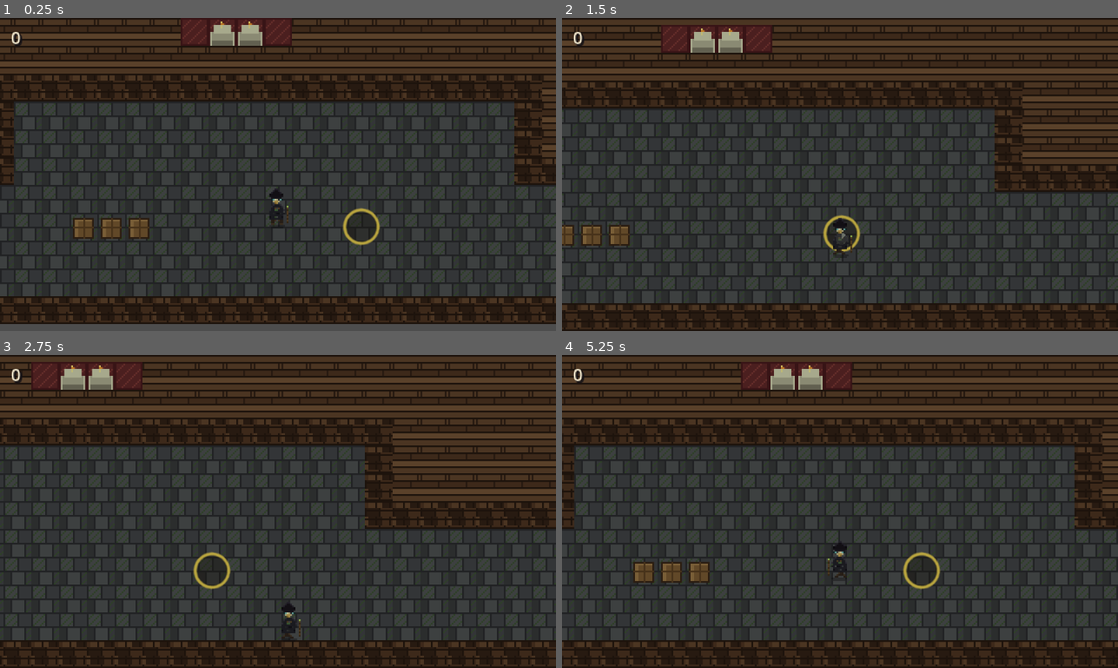
Above: before the commit, frames 1-4 (two rows, left to right).
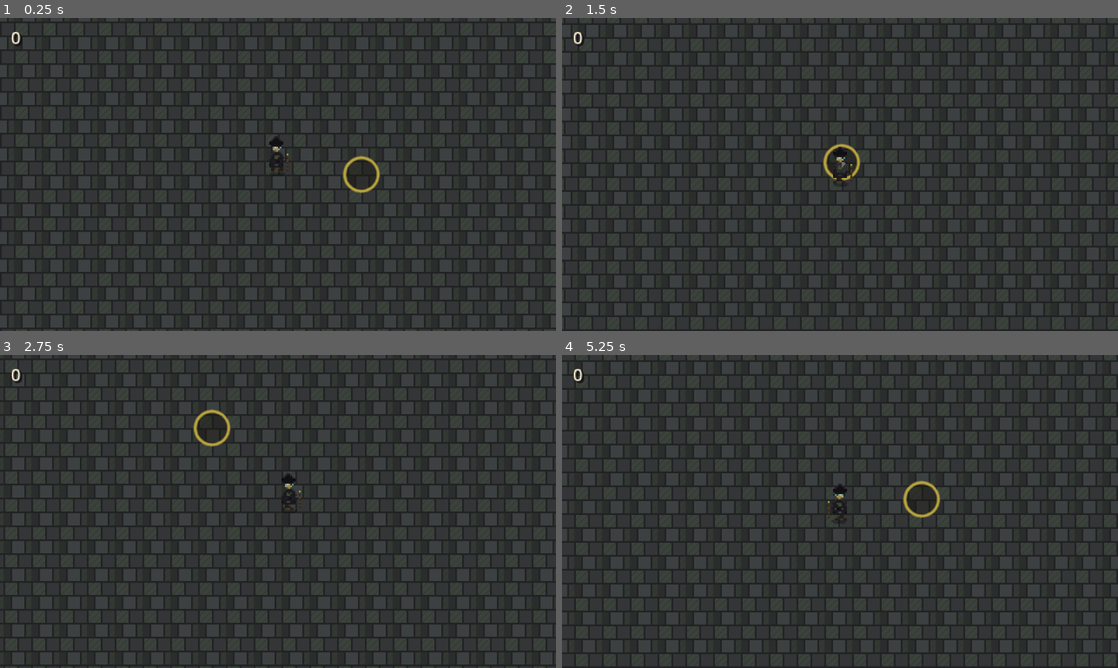
Above: after the commit, the same moments.

Repository: gbersac/2d-game
Game: Godot game, scene res://scenes/world.tscn
Two runs of this game, one before a commit and one after it. Both use one fixed random seed, a clock stepped at 60 frames per second and the inputs below.
Inputs:
- Up to frame 1 (0.25 s): no input
- Up to frame 2 (1.5 s): hold D (move_right) 0.53-1.28 s; hold S (move_down) from 1.28 s (still down)
- Up to frame 3 (2.75 s): release S (move_down) at 2.03 s; hold D (move_right) from 2.03 s (still down)
- Up to frame 4 (5.25 s): release D (move_right) at 2.78 s; hold W (move_up) 2.78-3.53 s; hold A (move_left) 3.53-5.03 s; hold S (move_down) from 5.03 s (still down)

The runs differ from the first frame. In frame 1, 42% of the frame differs, in the area x 0-100%, y 0-100%; in frame 2, 48%; in frame 3, 44%; in frame 4, 46%.

Commit message:
change the map

Diff:
--- a/scenes/world.tscn
+++ b/scenes/world.tscn
@@ -28,7 +28,7 @@
 texture_filter = 1
 
 [node name="Player" parent="." instance=ExtResource("1_player")]
-position = Vector2(376, 312)
+position = Vector2(376, 264)
 
 [node name="Camera2D" type="Camera2D" parent="Player"]
 limit_left = 0
--- a/scripts/world_map.gd
+++ b/scripts/world_map.gd
@@ -4,29 +4,38 @@
 const SOURCE_ID := 0
 
 const MAP := [
-	"##############################################",
-	"#............................................#",
-	"#............................................#",
-	"#..##############............##############..#",
-	"#..#++++++++++++#............#++++++++++++#..#",
-	"#..#++==++++==++#............#++==++++==++#..#",
-	"#..#++++++++++++#............#++++++++++++#..#",
-	"#..####++++++####............####++++++####..#",
-	"#.....#++++++#..................#++++++#.....#",
-	"#.....#++++++#........PP........#++++++#.....#",
-	"#.....#++++++####################++++++#.....#",
-	"#.....#++++++++++++++++++++++++++++++++#.....#",
-	"#.....#+++++++++++++~AA~+++++++++++++++#.....#",
-	"#.....#++++++++++++++++++++++++++++++++#.....#",
-	"#.....#++++++####################++++++#.....#",
-	"#.....#++++++#..................#++++++#.....#",
-	"#.....#++++++#..................#++++++#.....#",
-	"#.....########..................########.....#",
-	"#............................................#",
-	"#...............ccc..........................#",
-	"#............................................#",
-	"#............................................#",
-	"##############################################",
+	"                                              ",
+	"                                              ",
+	"                                              ",
+	"                                              ",
+	"                                              ",
+	"      ##################################      ",
+	"      #................................#      ",
+	"      #................................#      ",
+	"      #................................#      ",
+	"      #................................#      ",
+	"      #................................#      ",
+	"      #................................#      ",
+	"      #................................#      ",
+	"      #................................#      ",
+	"      #................................#      ",
+	"      #................................#      ",
+	"      #................................#      ",
+	"      #................................#      ",
+	"      #................................#      ",
+	"      #................................#      ",
+	"      #................................#      ",
+	"      #................................#      ",
+	"      #................................#      ",
+	"      #................................#      ",
+	"      #................................#      ",
+	"      #................................#      ",
+	"      ##################################      ",
+	"                                              ",
+	"                                              ",
+	"                                              ",
+	"                                              ",
+	"                                              ",
 ]
 
 const GROUND_ATLAS := {
